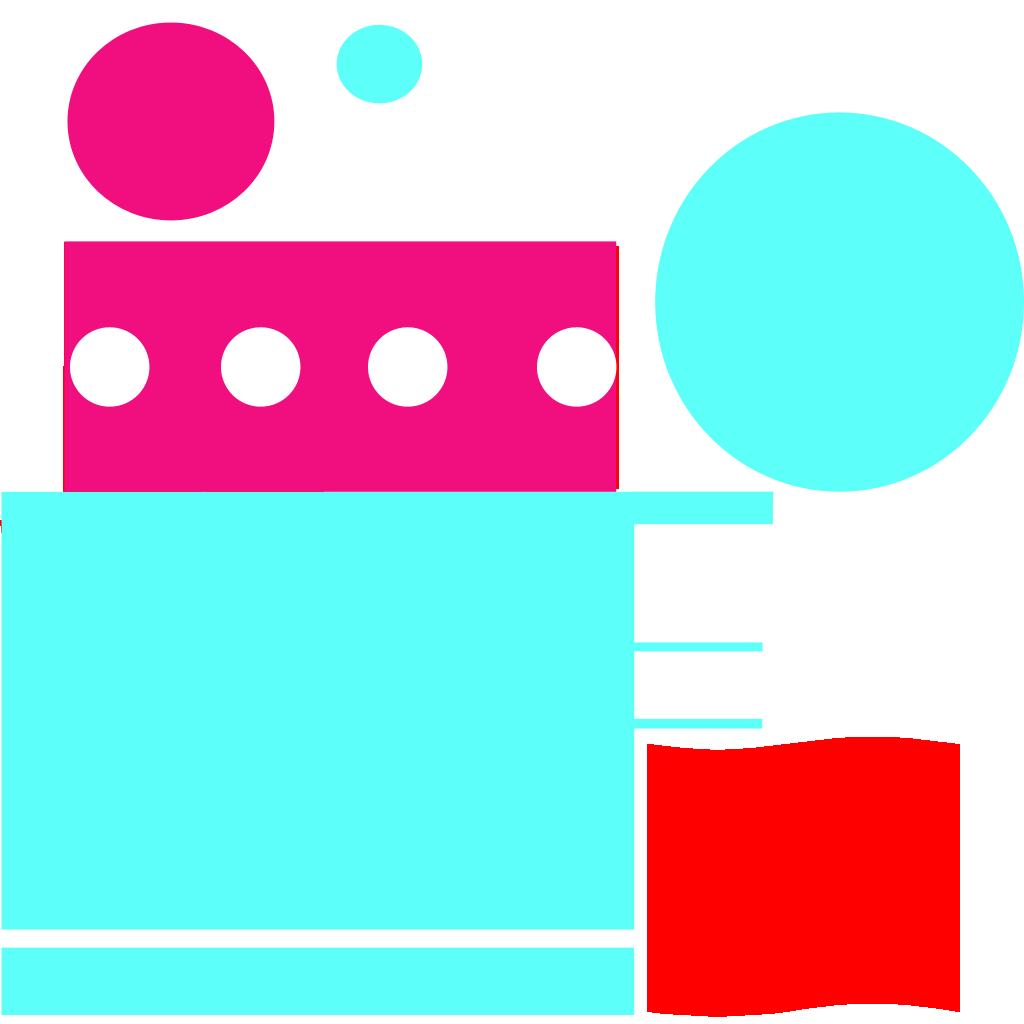
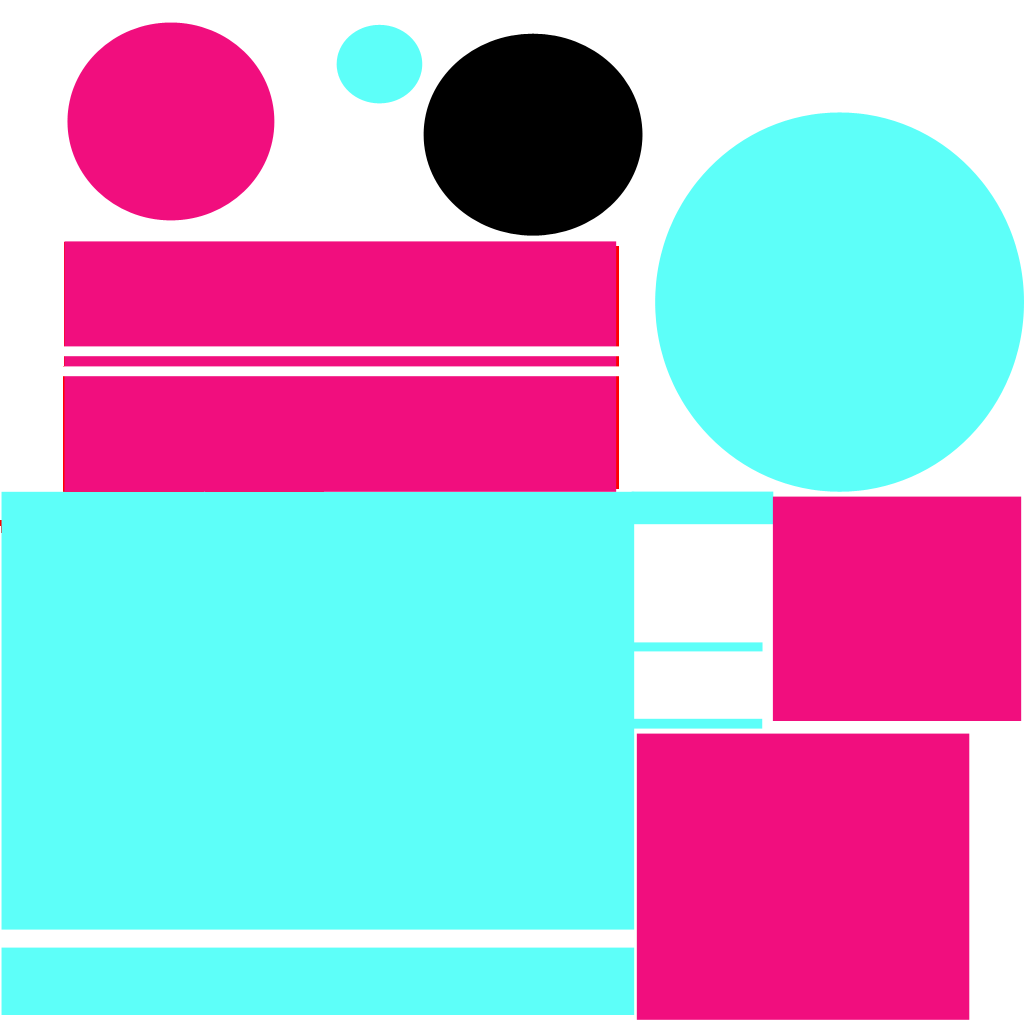
Layer changes from the first 1024 × 1024 image to the second:
painted on "Shape 11" over [772, 496, 1022, 721]
removed layer "Shape 3 copy 3" over [536, 327, 617, 407]
removed layer "Shape 3 copy 2" over [367, 327, 448, 407]
removed layer "Shape 3 copy" over [220, 327, 301, 407]
removed layer "Shape 3" over [69, 327, 150, 407]
added layer "Shape 14" above "Shape 13 copy" over [636, 733, 970, 1020]
added layer "Shape 13 copy" above "Shape 13" over [63, 366, 619, 377]
added layer "Shape 13" above "Shape 12" over [64, 346, 619, 357]
painted on "Shape 12" over [423, 33, 643, 236]
